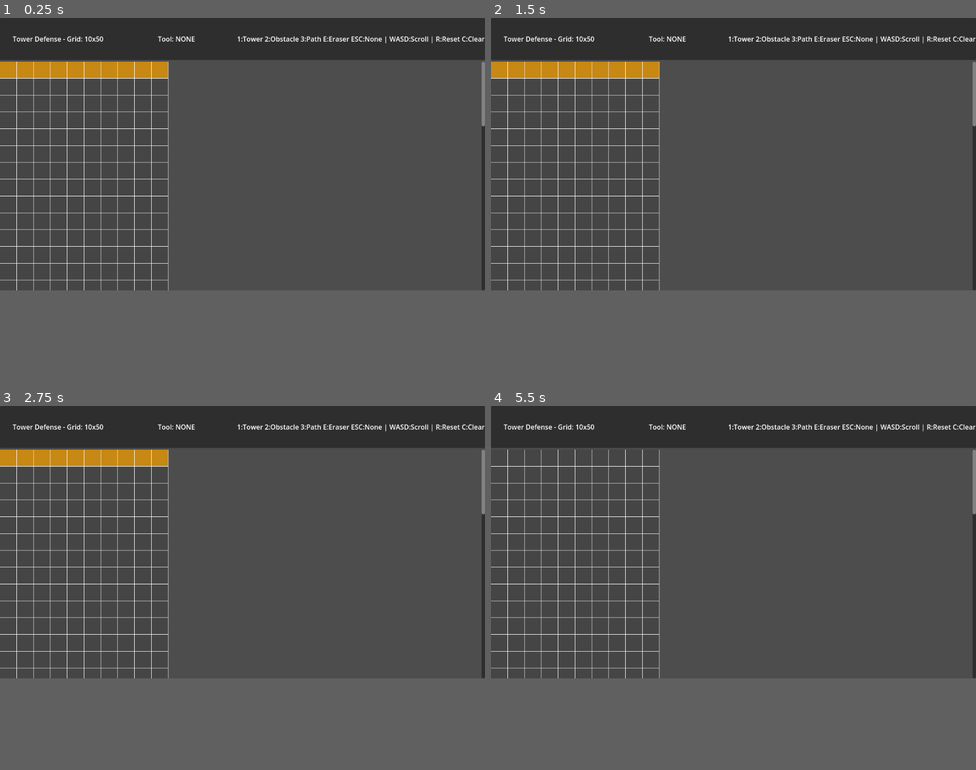
Above: before the commit, frames 1-4 (two rows, left to right).
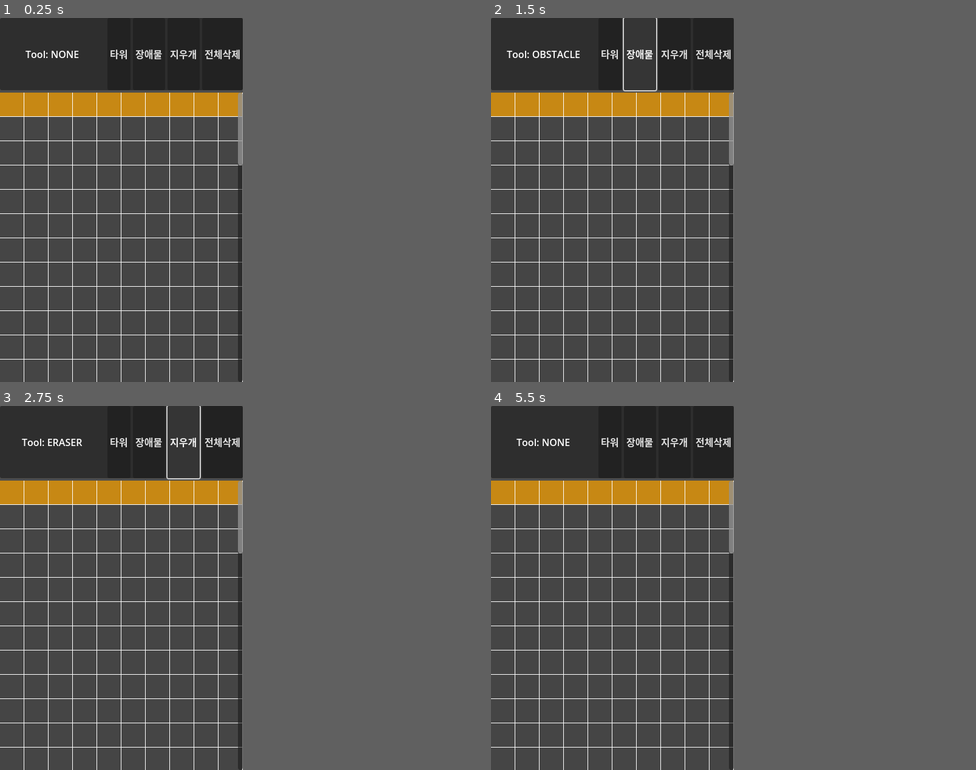
Above: after the commit, the same moments.

Repository: kwonskdev/tower_defence
Game: Godot game, scene res://scenes/main/MainGame.tscn
Same seed, same stepped clock (60 frames per second), same inputs: the game is played once before the commit and once after it.
Inputs (mouse positions are in pixels of both pictures, inside the frame that each line leads up to):
- Up to frame 1 (0.25 s): no input
- Up to frame 2 (1.5 s): click (728, 43) at 0.5 s, where only the run after the commit has a clickable "타워"; click (786, 43) at 1.25 s, where only the run after the commit has a clickable "장애물"
- Up to frame 3 (2.75 s): click (368, 431) at 2 s, where only the run after the commit has a clickable "지우개"
- Up to frame 4 (5.5 s): click (937, 431) at 2.75 s, where only the run after the commit has a clickable "전체삭제"; tap Enter at 3.5, 5 s; move the mouse to (840, 529) at 3.52 s; hold D 3.53-4.25 s; tap C at 3.6, 5.3 s; click (840, 529) at 3.67 s; tap Space at 4.25 s; drag from (636, 555) to (709, 595) at 4.27 s; move the mouse to (782, 482) at 5.02 s; hold D from 5.03 s (still down); tap R at 5.1 s; click (782, 482) at 5.17 s
The window is 799x449 before the commit and 400x600 after it. Grey fills any space a smaller window leaves; there, only what the larger window draws over its background counts as a difference.

The runs differ from the first frame. In frame 1, 17% of the frame differs, in the area x 0-100%, y 0-100%; in frame 2, 17%; in frame 3, 17%; in frame 4, 16%.

Commit message:
feat : 상하단 UI 구분
- 상단 20%은 사용자 인터랙티브
- 하단 80%는 맵
- 키보드 클릭에서 마우스 클릭으로 인터랙션 방식 변경

Diff:
--- a/project.godot
+++ b/project.godot
@@ -15,6 +15,14 @@
 config/features=PackedStringArray("4.4", "Mobile")
 config/icon="res://icon.svg"
 
+[display]
+
+window/size/viewport_width=400
+window/size/viewport_height=600
+window/size/resizable=true
+window/stretch/mode="canvas_items"
+window/stretch/aspect="keep"
+
 [rendering]
 
 renderer/rendering_method="mobile"
--- a/scenes/main/MainGame.tscn
+++ b/scenes/main/MainGame.tscn
@@ -21,9 +21,9 @@
 grow_vertical = 2
 
 [node name="TopUI" type="Panel" parent="VBoxContainer"]
-custom_minimum_size = Vector2(0, 100)
 layout_mode = 2
-size_flags_vertical = 0
+size_flags_vertical = 3
+size_flags_stretch_ratio = 0.2
 
 [node name="HBoxContainer" type="HBoxContainer" parent="VBoxContainer/TopUI"]
 layout_mode = 1
@@ -33,13 +33,6 @@
 grow_horizontal = 2
 grow_vertical = 2
 
-[node name="TitleLabel" type="Label" parent="VBoxContainer/TopUI/HBoxContainer"]
-layout_mode = 2
-size_flags_horizontal = 3
-text = "Tower Defense - Grid: 10x50"
-horizontal_alignment = 1
-vertical_alignment = 1
-
 [node name="ToolLabel" type="Label" parent="VBoxContainer/TopUI/HBoxContainer"]
 layout_mode = 2
 size_flags_horizontal = 3
@@ -47,13 +40,28 @@
 horizontal_alignment = 1
 vertical_alignment = 1
 
-[node name="InstructionsLabel" type="Label" parent="VBoxContainer/TopUI/HBoxContainer"]
+[node name="ToolButtons" type="HBoxContainer" parent="VBoxContainer/TopUI/HBoxContainer"]
 layout_mode = 2
 size_flags_horizontal = 3
-text = "1:Tower 2:Obstacle 3:Path E:Eraser ESC:None"
-horizontal_alignment = 1
-vertical_alignment = 1
+alignment = 1
+
+[node name="TowerButton" type="Button" parent="VBoxContainer/TopUI/HBoxContainer/ToolButtons"]
+layout_mode = 2
+text = "타워"
+
+[node name="ObstacleButton" type="Button" parent="VBoxContainer/TopUI/HBoxContainer/ToolButtons"]
+layout_mode = 2
+text = "장애물"
+
+[node name="EraserButton" type="Button" parent="VBoxContainer/TopUI/HBoxContainer/ToolButtons"]
+layout_mode = 2
+text = "지우개"
+
+[node name="ClearButton" type="Button" parent="VBoxContainer/TopUI/HBoxContainer/ToolButtons"]
+layout_mode = 2
+text = "전체삭제"
 
 [node name="GameField" parent="VBoxContainer" instance=ExtResource("2_y7n5k")]
 layout_mode = 2
 size_flags_vertical = 3
+size_flags_stretch_ratio = 0.8
--- a/scripts/main/MainGame.gd
+++ b/scripts/main/MainGame.gd
@@ -3,7 +3,10 @@
 
 @onready var game_field: GameField = $VBoxContainer/GameField
 @onready var tool_label: Label = $VBoxContainer/TopUI/HBoxContainer/ToolLabel
-@onready var instructions_label: Label = $VBoxContainer/TopUI/HBoxContainer/InstructionsLabel
+@onready var tower_button: Button = $VBoxContainer/TopUI/HBoxContainer/ToolButtons/TowerButton
+@onready var obstacle_button: Button = $VBoxContainer/TopUI/HBoxContainer/ToolButtons/ObstacleButton
+@onready var eraser_button: Button = $VBoxContainer/TopUI/HBoxContainer/ToolButtons/EraserButton
+@onready var clear_button: Button = $VBoxContainer/TopUI/HBoxContainer/ToolButtons/ClearButton
 
 func _ready():
 	print("MainGame started - Grid Map System")
@@ -14,12 +17,19 @@
 	if tool_label:
 		tool_label.text = "Tool: NONE"
 
-	if instructions_label:
-		instructions_label.text = "1:Tower 2:Obstacle 3:Path E:Eraser ESC:None | WASD:Scroll | R:Reset C:Clear"
-
 func connect_signals():
 	if game_field and game_field.grid_renderer:
 		game_field.grid_renderer.cell_clicked.connect(_on_cell_clicked)
+
+	# 버튼 클릭 이벤트 연결
+	if tower_button:
+		tower_button.pressed.connect(_on_tower_button_pressed)
+	if obstacle_button:
+		obstacle_button.pressed.connect(_on_obstacle_button_pressed)
+	if eraser_button:
+		eraser_button.pressed.connect(_on_eraser_button_pressed)
+	if clear_button:
+		clear_button.pressed.connect(_on_clear_button_pressed)
 
 func _on_cell_clicked(grid_position: Vector2i):
 	if game_field:
@@ -34,17 +44,19 @@
 	tool_label.text = "Tool: " + GameField.PlacementTool.keys()[current_tool]
 
 func _input(event):
+	# 마우스 우클릭으로 도구 취소
+	if event is InputEventMouseButton and event.pressed and event.button_index == MOUSE_BUTTON_RIGHT:
+		if game_field:
+			game_field.set_current_tool(GameField.PlacementTool.NONE)
+			update_tool_display()
+
+	# 키보드 단축키 유지 (모바일에서는 사용 안 함)
 	if event is InputEventKey and event.pressed:
 		match event.keycode:
 			KEY_R:
 				reset_game()
-			KEY_C:
-				clear_grid()
 			KEY_ESCAPE:
 				get_tree().quit()
-
-	if game_field:
-		update_tool_display()
 
 func reset_game():
 	print("Resetting game...")
@@ -58,3 +70,22 @@
 func center_view_on_spawn():
 	if game_field:
 		game_field.center_view_on_cell(Vector2i(0, 5))
+
+# 버튼 클릭 이벤트 핸들러들
+func _on_tower_button_pressed():
+	if game_field:
+		game_field.set_current_tool(GameField.PlacementTool.TOWER)
+		update_tool_display()
+
+func _on_obstacle_button_pressed():
+	if game_field:
+		game_field.set_current_tool(GameField.PlacementTool.OBSTACLE)
+		update_tool_display()
+
+func _on_eraser_button_pressed():
+	if game_field:
+		game_field.set_current_tool(GameField.PlacementTool.ERASER)
+		update_tool_display()
+
+func _on_clear_button_pressed():
+	clear_grid()
--- a/scripts/systems/GridSystem.gd
+++ b/scripts/systems/GridSystem.gd
@@ -172,7 +172,11 @@
 func clear_all_cells():
 	for y in range(GRID_HEIGHT):
 		for x in range(GRID_WIDTH):
-			set_cell_state(Vector2i(x, y), CellState.EMPTY)
+			var pos = Vector2i(x, y)
+			var current_state = get_cell_state(pos)
+			# SPAWN과 EXIT는 유지, 나머지만 삭제
+			if current_state != CellState.SPAWN and current_state != CellState.EXIT:
+				set_cell_state(pos, CellState.EMPTY)
 
 func create_horizontal_path(y_position: int, start_x: int = 0, end_x: int = GRID_WIDTH - 1):
 	if y_position < 0 or y_position >= GRID_HEIGHT:
--- a/scripts/ui/GameField.gd
+++ b/scripts/ui/GameField.gd
@@ -6,6 +6,12 @@
 
 var current_tool: PlacementTool = PlacementTool.NONE
 var scroll_speed: float = 500.0
+
+# 마우스 드래그 스크롤 변수들
+var is_dragging: bool = false
+var drag_start_position: Vector2
+var drag_start_scroll: Vector2
+var drag_threshold: float = 10.0  # 드래그로 인식할 최소 거리
 
 enum PlacementTool {
 	NONE,
@@ -34,13 +40,15 @@
 	await get_tree().process_frame
 	grid_system.setup_game_path()
 
+	# 화면 크기에 맞춰 그리드 조정
+	if grid_renderer:
+		var container_width = get_size().x
+		grid_renderer.set_container_width(container_width)
+
 func setup_scroll_container():
-	scroll_horizontal = true
+	scroll_horizontal = false  # 가로 스크롤 완전 비활성화
 	scroll_vertical = true
 	follow_focus = true
-
-	# ScrollContainer 자체는 뷰포트 크기에 맞춰야 함
-	# 내부 컨텐츠(GridRenderer)만 실제 그리드 크기로 설정
 
 func _on_cell_state_changed(position: Vector2i, old_state: GridSystem.CellState, new_state: GridSystem.CellState):
 	print("Cell [", position.x, ",", position.y, "] changed from ", grid_system.get_state_name(old_state), " to ", grid_system.get_state_name(new_state))
@@ -49,8 +57,53 @@
 	if not get_global_rect().has_point(get_global_mouse_position()):
 		return
 
+	handle_mouse_input(event)
 	handle_keyboard_input(event)
 	handle_tool_selection(event)
+
+func handle_mouse_input(event):
+	if event is InputEventMouseButton:
+		if event.button_index == MOUSE_BUTTON_LEFT:
+			if event.pressed:
+				# 드래그 준비
+				drag_start_position = event.global_position
+				drag_start_scroll = Vector2(get_h_scroll(), get_v_scroll())
+				is_dragging = false  # 아직 드래그가 아님
+			else:
+				# 마우스 버튼을 뗐을 때
+				if not is_dragging:
+					# 드래그하지 않았으면 클릭으로 처리
+					handle_cell_click(event)
+				is_dragging = false
+				drag_start_position = Vector2.ZERO
+
+	elif event is InputEventMouseMotion:
+		if drag_start_position != Vector2.ZERO:
+			var distance = drag_start_position.distance_to(event.global_position)
+			if distance > drag_threshold and not is_dragging:
+				# 드래그 시작
+				is_dragging = true
+
+			if is_dragging:
+				# 드래그 중 세로 스크롤만 업데이트 (좌우 스크롤 비활성화)
+				var delta = drag_start_position - event.global_position
+				var new_scroll_y = drag_start_scroll.y + delta.y
+
+				var max_scroll_v = get_v_scroll_bar().max_value if get_v_scroll_bar() else 0
+				new_scroll_y = clamp(new_scroll_y, 0, max_scroll_v)
+
+				set_v_scroll(int(new_scroll_y))
+
+func handle_cell_click(event):
+	if grid_renderer:
+		# ScrollContainer의 스크롤 위치를 고려한 실제 클릭 위치 계산
+		var scroll_offset = Vector2(get_h_scroll(), get_v_scroll())
+		var container_rect = get_global_rect()
+		var relative_pos = event.global_position - container_rect.position
+		var actual_pos = relative_pos + scroll_offset
+		var grid_pos = grid_renderer.screen_to_grid(actual_pos)
+		if grid_renderer.is_valid_grid_position(grid_pos):
+			_on_grid_cell_clicked(grid_pos)
 
 func handle_keyboard_input(event):
 	if event is InputEventKey and event.pressed:
--- a/scripts/ui/GridRenderer.gd
+++ b/scripts/ui/GridRenderer.gd
@@ -6,7 +6,7 @@
 
 const GRID_WIDTH = 10
 const GRID_HEIGHT = 50
-const CELL_SIZE = 40
+var CELL_SIZE = 40
 
 var grid_color = Color.WHITE
 var highlight_color = Color.YELLOW
@@ -17,8 +17,16 @@
 var highlighted_cells: Dictionary = {}
 
 func _ready():
+	update_grid_size()
+	mouse_filter = Control.MOUSE_FILTER_IGNORE
+
+func update_grid_size():
 	custom_minimum_size = Vector2(GRID_WIDTH * CELL_SIZE, GRID_HEIGHT * CELL_SIZE)
-	mouse_filter = Control.MOUSE_FILTER_PASS
+
+func set_container_width(width: float):
+	CELL_SIZE = int(width / GRID_WIDTH)
+	update_grid_size()
+	queue_redraw()
 
 func _draw():
 	draw_grid_background()
@@ -49,17 +57,6 @@
 		var end_pos = Vector2(GRID_WIDTH * CELL_SIZE, y * CELL_SIZE)
 		draw_line(start_pos, end_pos, grid_color, 1.0)
 
-func _gui_input(event):
-	if event is InputEventMouseButton:
-		if event.pressed and event.button_index == MOUSE_BUTTON_LEFT:
-			var grid_pos = screen_to_grid(event.position)
-			if is_valid_grid_position(grid_pos):
-				cell_clicked.emit(grid_pos)
-
-	elif event is InputEventMouseMotion:
-		var grid_pos = screen_to_grid(event.position)
-		if is_valid_grid_position(grid_pos):
-			cell_hovered.emit(grid_pos)
 
 func screen_to_grid(screen_pos: Vector2) -> Vector2i:
 	return Vector2i(int(screen_pos.x / CELL_SIZE), int(screen_pos.y / CELL_SIZE))
